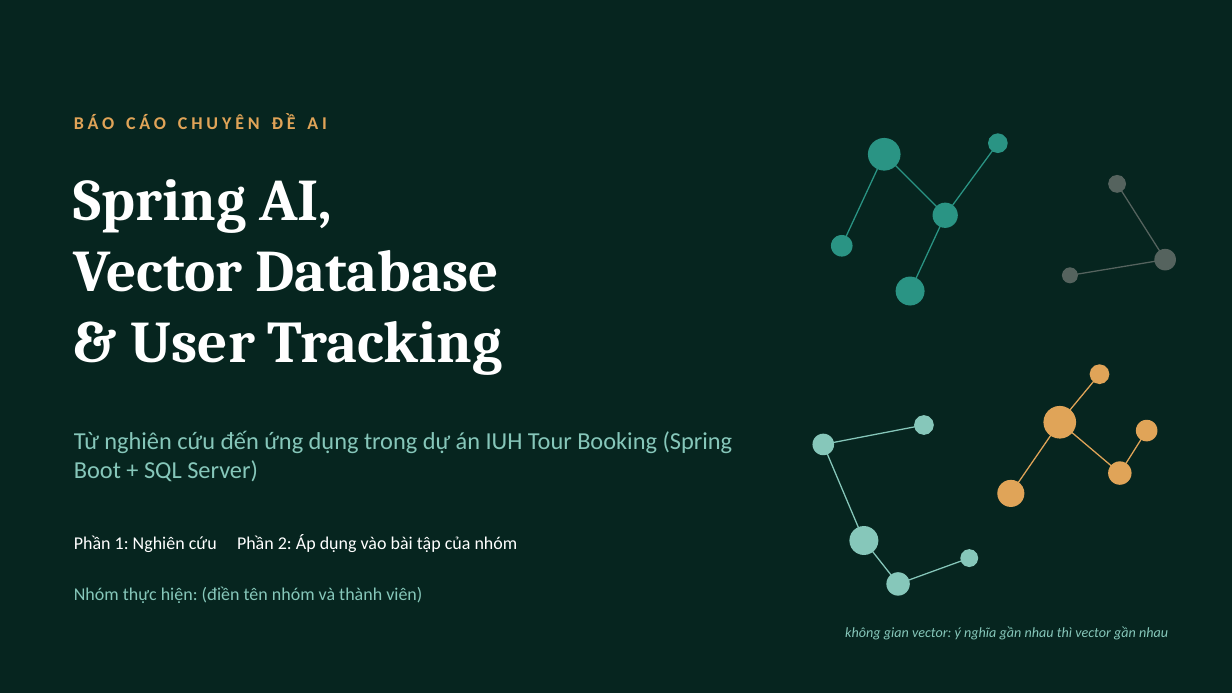
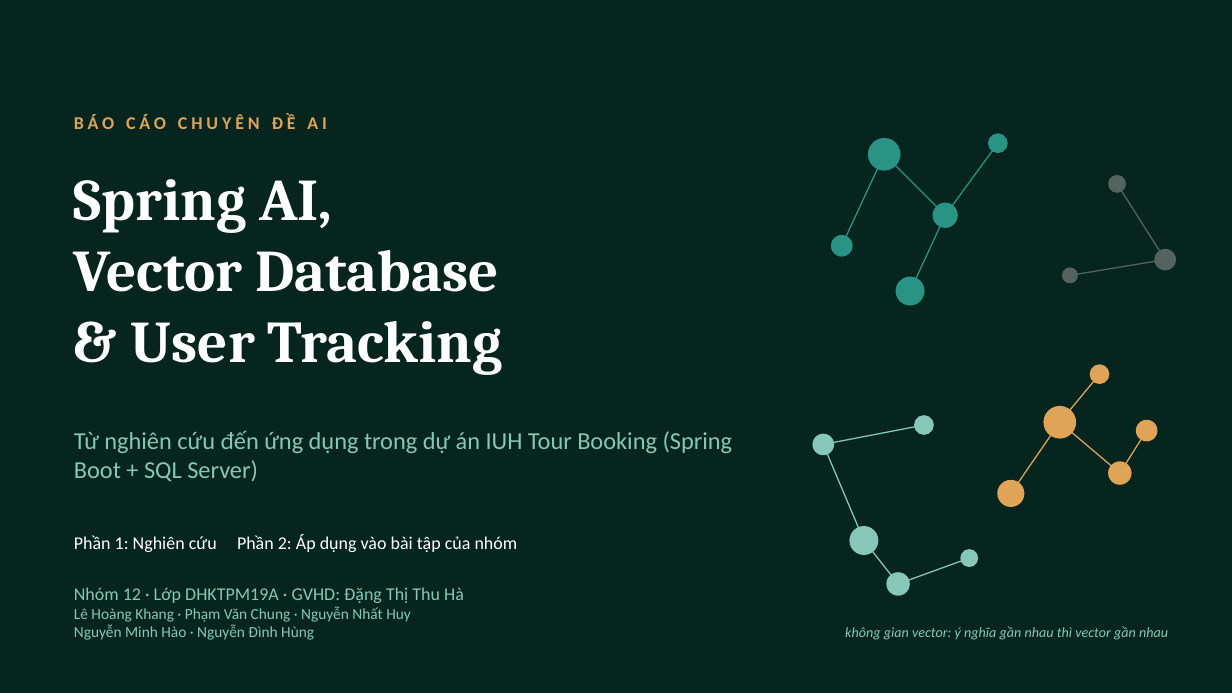
Before and after one commit to kanele05/project_www, a slide deck: slide 1 of docs/presentation/SpringAI_VectorDB_UserTracking.pptx. Drawn at 1232x693 pixels with LibreOffice and Linux fonts; fonts in the diff are those of the drawing. Boxes give left, top, right and bottom in pixels: in the first picture for what was removed or moved away, otherwise in the second. Text is boxed around its words. In the diff, an @@ line names an element or a change of style, - is before the commit and + after.

```diff
--- a/docs/presentation/SpringAI_VectorDB_UserTracking.pptx
+++ b/docs/presentation/SpringAI_VectorDB_UserTracking.pptx
@@ text at (x1=74, y1=587, x2=464, y2=640): text changed; size 14 to 12 pt @@
-Nhóm thực hiện: (điền tên nhóm và thành viên)
+Nhóm 12 · Lớp DHKTPM19A · GVHD: Đặng Thị Thu Hà
+Lê Hoàng Khang · Phạm Văn Chung · Nguyễn Nhất Huy
+Nguyễn Minh Hào · Nguyễn Đình Hùng
```
Also in this commit, not shown: 3 other slides changed.
